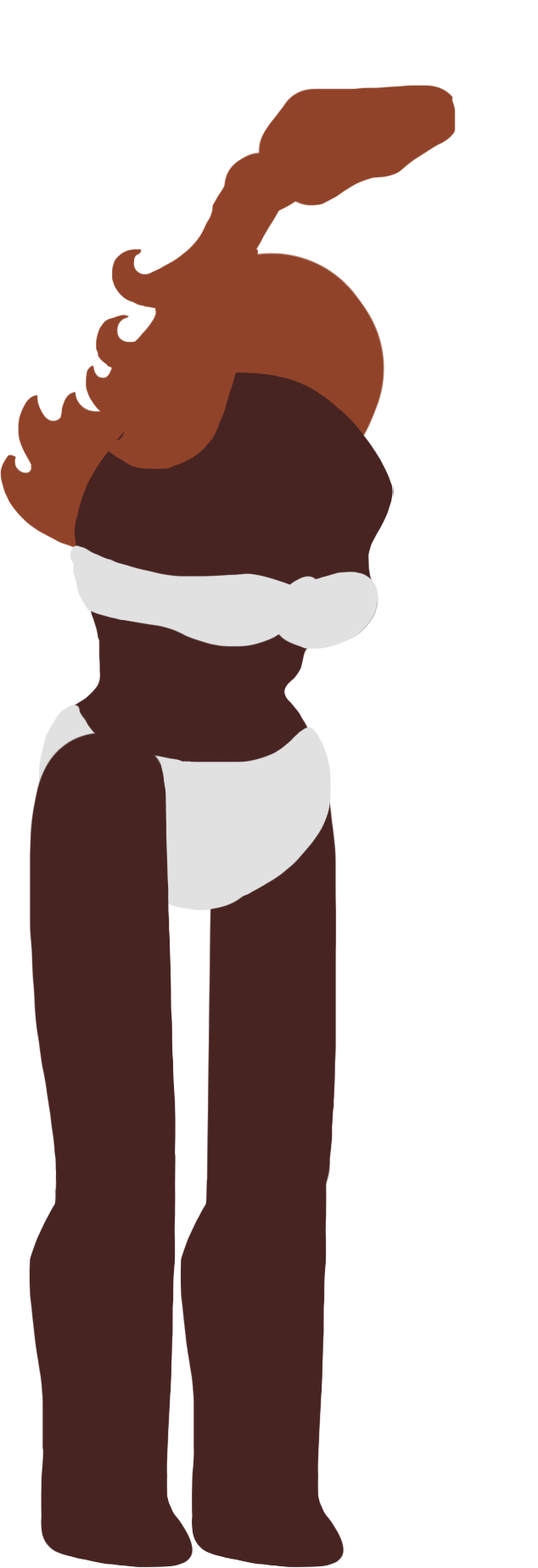
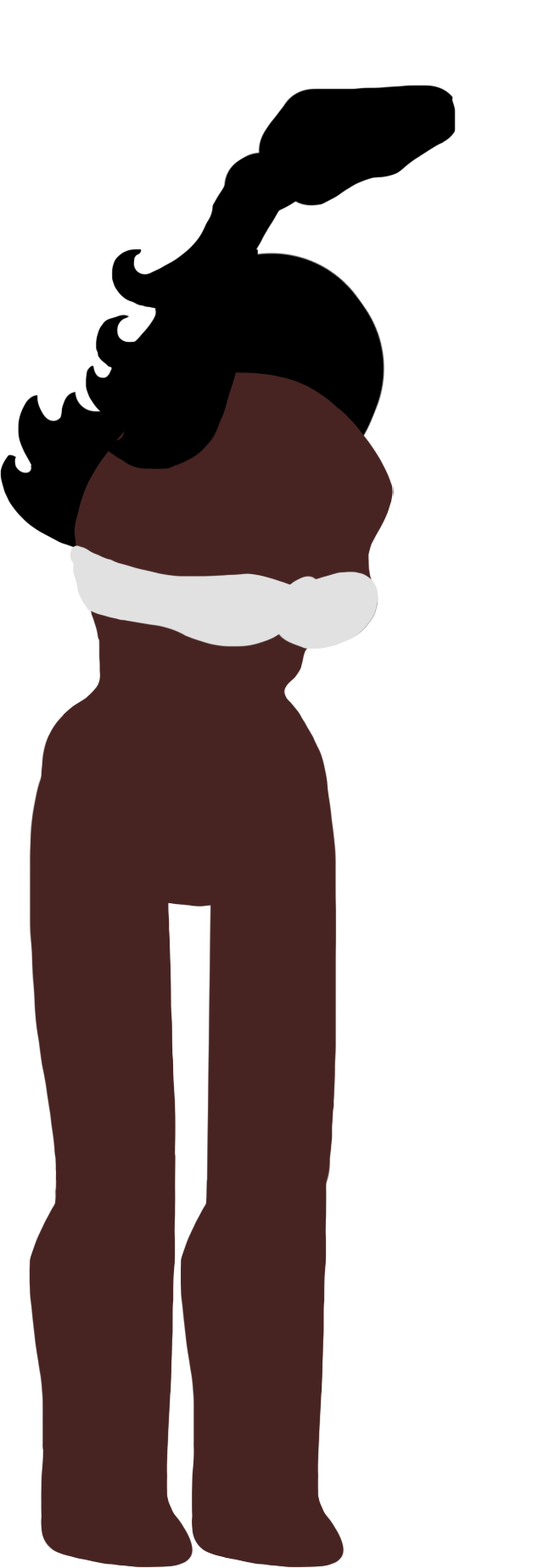
Comparing the layer stacks of the two 538px x 1568px images. Changes:
painted on "Hair Front" over [84, 84, 456, 470]
removed layer "Underwear" over [38, 703, 331, 911]
painted on "Hair Back" over [0, 251, 386, 548]
